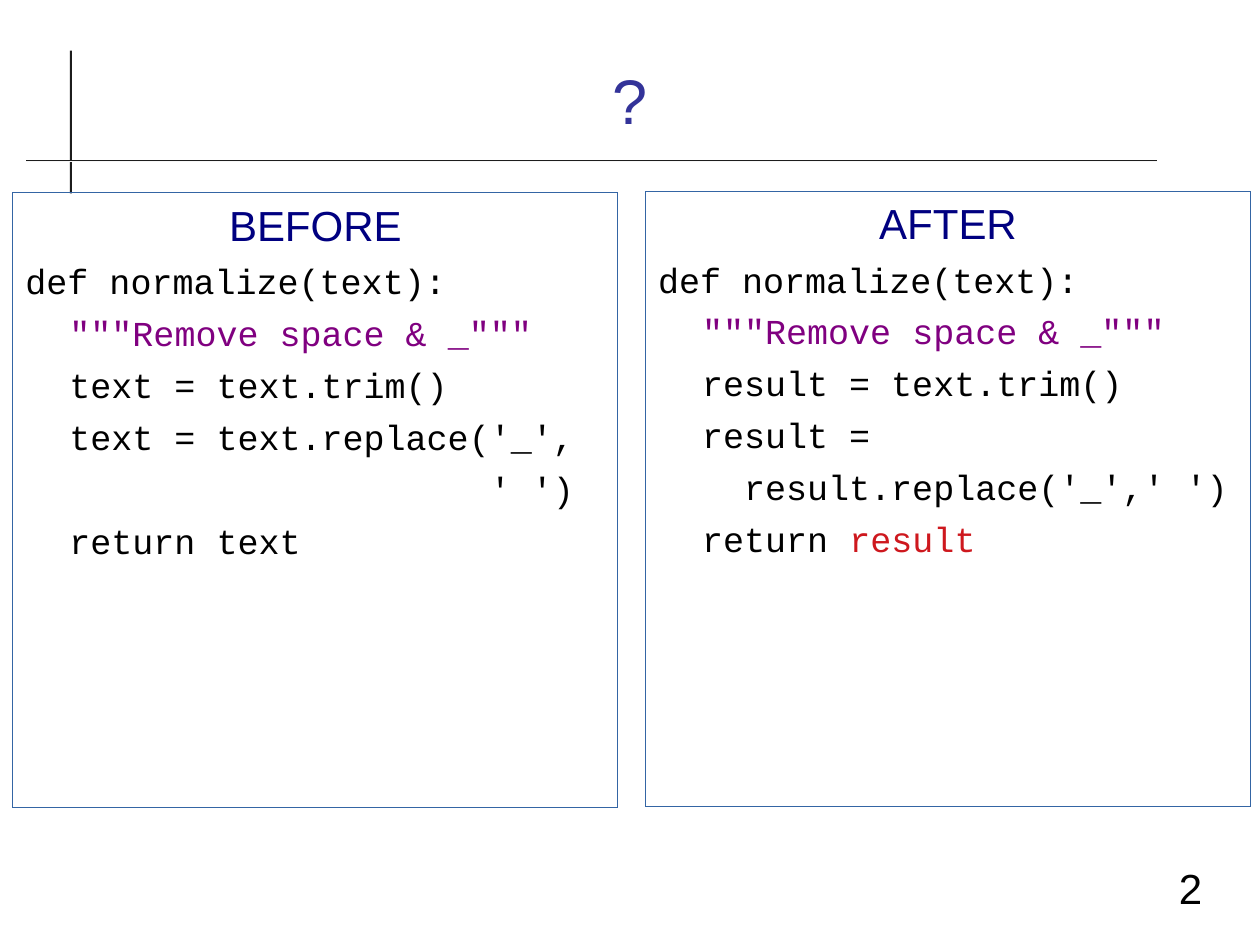
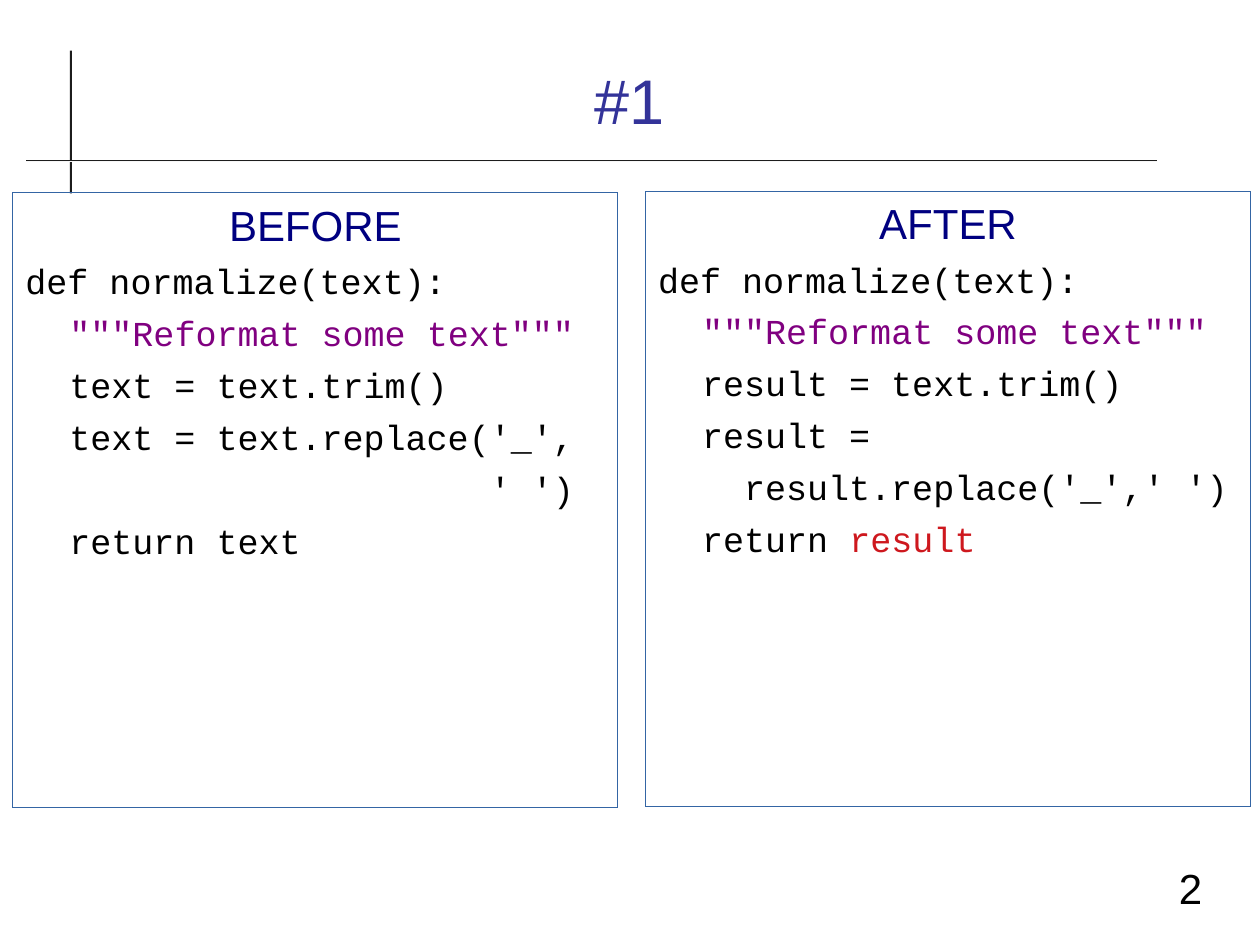
Before and after one commit to cpske/ISP, a slide deck: slide 2 of refactoring/Refactoring-Review.odp. Drawn at 1260x945 pixels with LibreOffice and Linux fonts; fonts in the diff are those of the drawing. Boxes give left, top, right and bottom in pixels: in the first picture for what was removed or moved away, otherwise in the second. Text is boxed around its words. In the diff, an @@ line names an element or a change of style, - is before the commit and + after.

```diff
--- a/refactoring/Refactoring-Review.odp
+++ b/refactoring/Refactoring-Review.odp
@@ title at (595, 80, 665, 124): text changed @@
-?
+#1
@@ text at (69, 321, 574, 347): text changed @@
-"""Remove space & _"""
+"""Reformat some text"""
@@ text at (702, 320, 1206, 345): text changed @@
-"""Remove space & _"""
+"""Reformat some text"""
```
Also in this commit, not shown: 14 other slides changed, 2 slides added, 2 other files.
